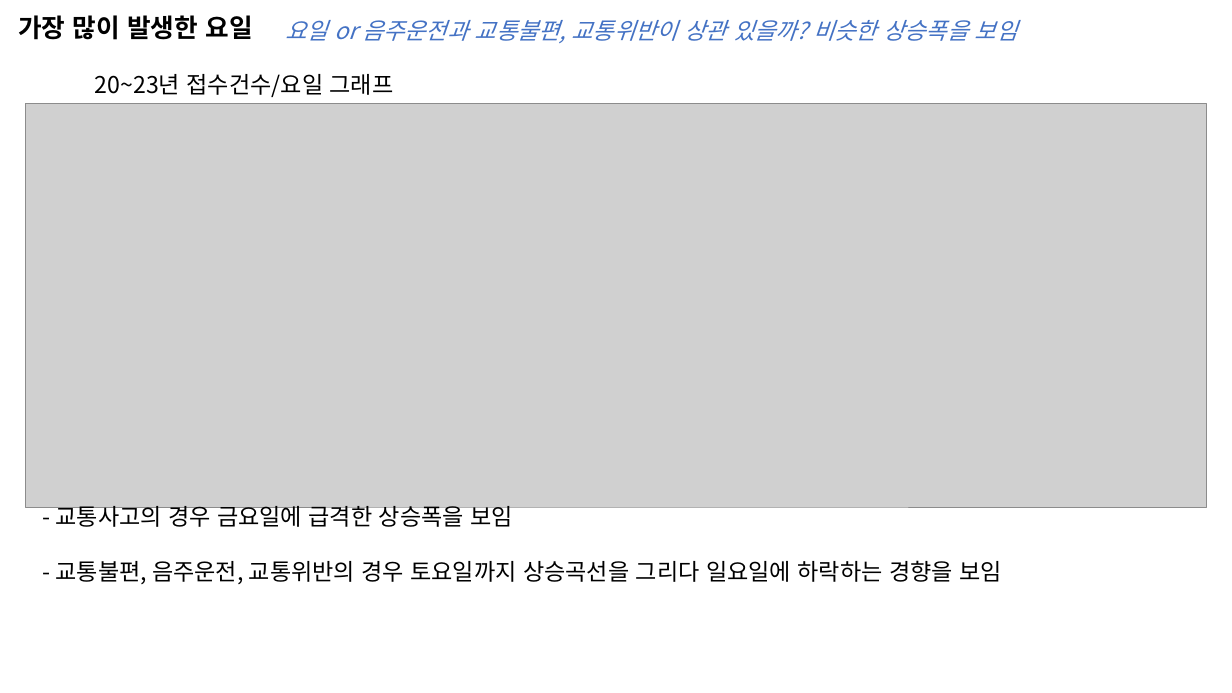
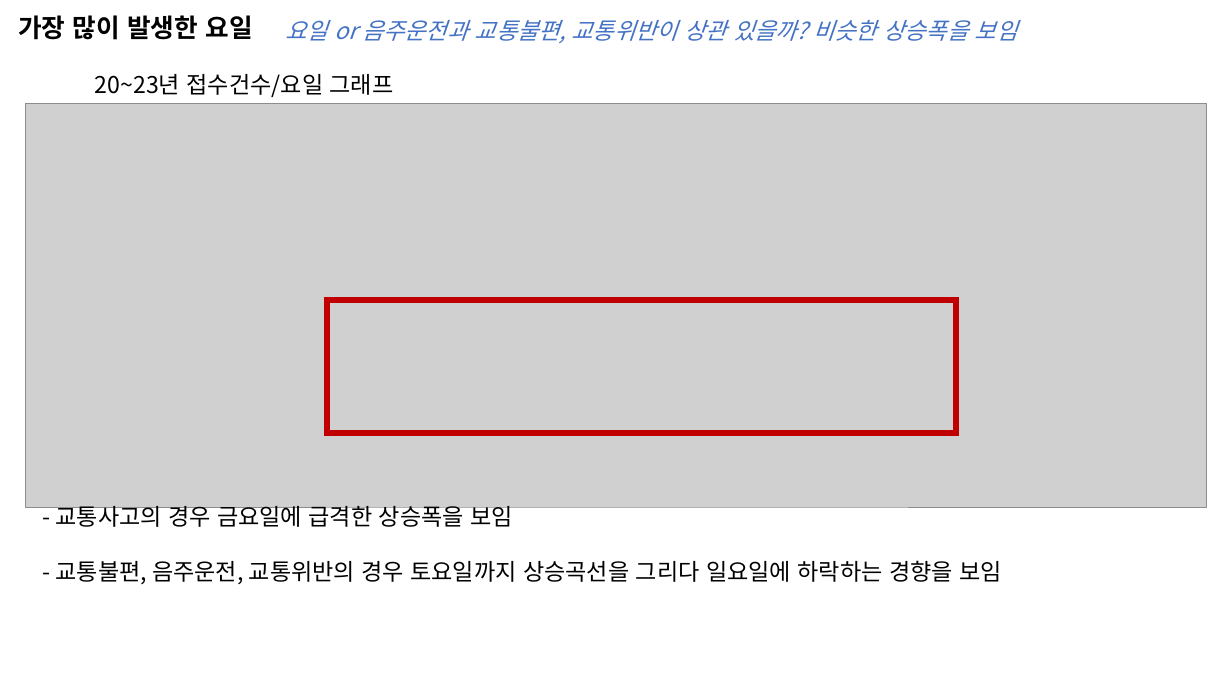
Before and after one commit to Dev1120/ForPolice, a slide deck: slide 5 of lsg/0209 정리 ing.pptx. Drawn at 1232x693 pixels with LibreOffice and Linux fonts; fonts in the diff are those of the drawing; grey boxes stand for pictures. Boxes give left, top, right and bottom in pixels: in the first picture for what was removed or moved away, otherwise in the second. Text is boxed around its words. In the diff, an @@ line names an element or a change of style, - is before the commit and + after.

```diff
--- a/lsg/0209 정리 ing.pptx
+++ b/lsg/0209 정리 ing.pptx
@@ rectangle added at <box>327,299,957,433</box>, outline #C00000 4.5 pt @@
```
Also in this commit, not shown: 2 other slides changed, 3 other files.
